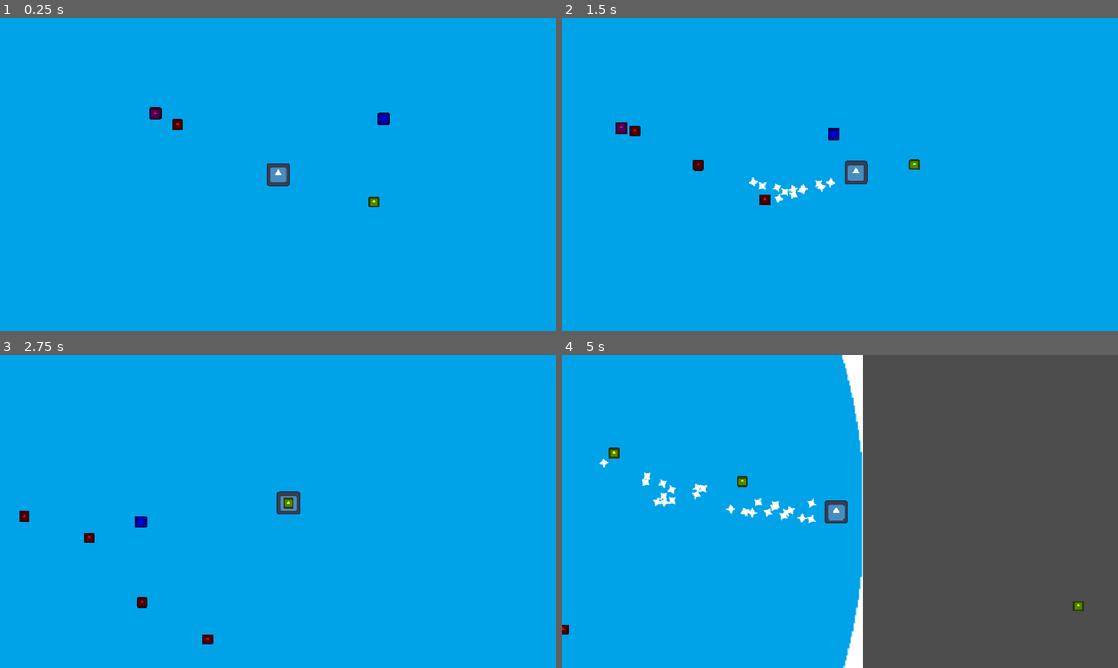
Above: before the commit, frames 1-4 (two rows, left to right).
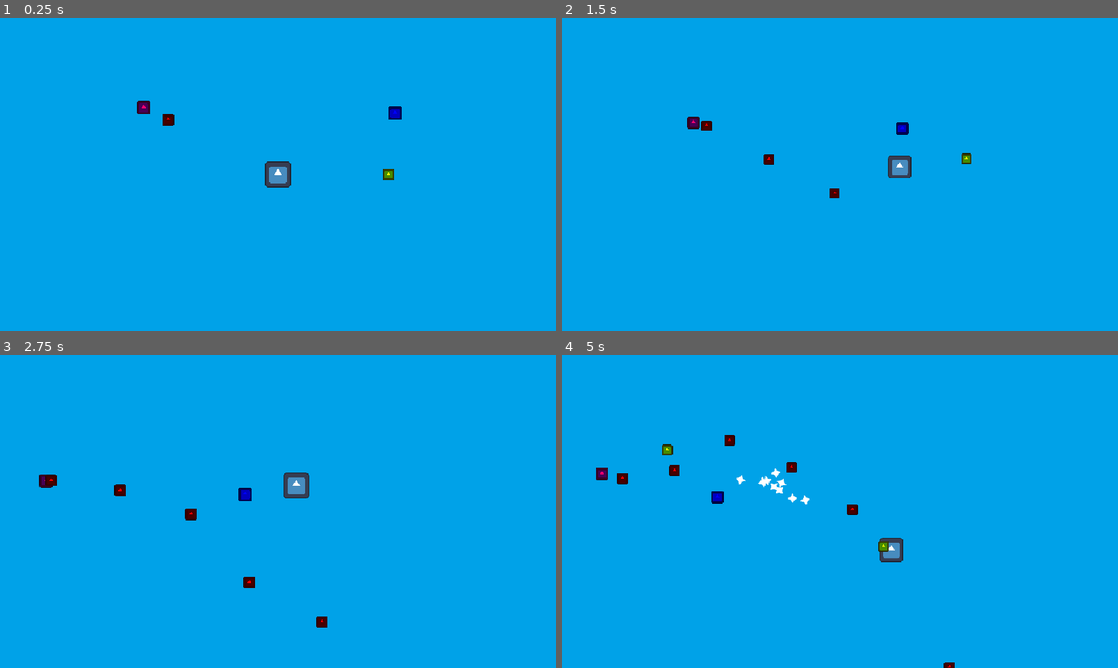
Above: after the commit, the same moments.

Repository: JLwuw/otter-jam
Game: Godot game, scene res://Scenes/gameplay_test.tscn
Two runs of this game, one before a commit and one after it. Both use one fixed random seed, a clock stepped at 60 frames per second and the inputs below. The engine's default icon, where the game draws it, is replaced by a stand-in: a white triangle on a blue panel in a dark square.
Inputs (mouse positions are in pixels of both pictures, inside the frame that each line leads up to):
- Up to frame 1 (0.25 s): no input
- Up to frame 2 (1.5 s): move the mouse to (962, 158) at 0.52 s; move the mouse to (728, 190) at 1.27 s
- Up to frame 3 (2.75 s): move the mouse to (333, 442) at 2.02 s
- Up to frame 4 (5 s): move the mouse to (812, 574) at 2.77 s; move the mouse to (1006, 558) at 3.52 s; move the mouse to (673, 464) at 4.27 s

The runs differ from the first frame. In frame 1, 0.8% of the frame differs, in the area x 24-73%, y 26-61%; in frame 2, 1.7%; in frame 3, 1.5%; in frame 4, 49%, in the area x 0-100%, y 0-100%.

Commit message:
fix: camera script behavior

Diff:
--- a/Scenes/Player/player.tscn
+++ b/Scenes/Player/player.tscn
@@ -3,6 +3,7 @@
 [ext_resource type="Script" uid="uid://c6apsrrec6tji" path="res://Scripts/Player/player.gd" id="1_a3d8c"]
 [ext_resource type="Texture2D" uid="uid://ch2x7fo5gi32j" path="res://icon.svg" id="1_uvnfx"]
 [ext_resource type="Curve" uid="uid://db2wsu2s0lwdt" path="res://Resources/Player/fire_rate_curve.tres" id="2_xpcdj"]
+[ext_resource type="Script" uid="uid://bxx4xqct8sv0b" path="res://Scripts/Camera/camera_2d_2.gd" id="4_dd0ac"]
 [ext_resource type="Texture2D" uid="uid://8venrhk2w7qu" path="res://Graphics/star.png" id="4_htcer"]
 [ext_resource type="Script" uid="uid://c6gp2f533dpeb" path="res://Scripts/Player/ice_emitter.gd" id="5_dd0ac"]
 
@@ -45,6 +46,7 @@
 
 [node name="Camera2D" type="Camera2D" parent="." unique_id=1631860778]
 position_smoothing_enabled = true
+script = ExtResource("4_dd0ac")
 
 [node name="IceR" type="GPUParticles2D" parent="." unique_id=1520918119]
 position = Vector2(-9, 14)
--- a/Scenes/gameplay_test.tscn
+++ b/Scenes/gameplay_test.tscn
@@ -5,30 +5,6 @@
 [ext_resource type="PackedScene" uid="uid://cv27k52wlpppn" path="res://Scenes/Enemies/enemy_slow_chaser.tscn" id="3_n6585"]
 [ext_resource type="PackedScene" uid="uid://d3o4a888rrucy" path="res://Scenes/Enemies/enemy_slow_shooter.tscn" id="4_6nxcd"]
 [ext_resource type="PackedScene" uid="uid://wlfg018oiue2" path="res://Scenes/arena.tscn" id="5_6nxcd"]
-[ext_resource type="Script" uid="uid://c6gp2f533dpeb" path="res://Scripts/Player/ice_emitter.gd" id="6_fj6jm"]
-[ext_resource type="Script" uid="uid://bxx4xqct8sv0b" path="res://Scripts/Camera/camera_2d_2.gd" id="7_d6u3u"]
-
-[sub_resource type="Curve" id="Curve_n6585"]
-_limits = [-200.0, 200.0, 0.0, 1.0]
-_data = [Vector2(0, 134.36603), 0.0, 0.0, 0, 0, Vector2(0.41610736, -200), 0.0, 0.0, 0, 0]
-point_count = 2
-
-[sub_resource type="CurveTexture" id="CurveTexture_2okw4"]
-curve = SubResource("Curve_n6585")
-
-[sub_resource type="ParticleProcessMaterial" id="ParticleProcessMaterial_6nxcd"]
-particle_flag_disable_z = true
-angle_min = -301.0
-angle_max = 301.0
-direction = Vector3(0, 1, 0)
-spread = 10.0
-initial_velocity_min = 266.13
-initial_velocity_max = 362.91
-gravity = Vector3(0, 0, 0)
-linear_accel_min = -2.800002
-linear_accel_max = 2.7999978
-linear_accel_curve = SubResource("CurveTexture_2okw4")
-turbulence_enabled = true
 
 [node name="GameplayTest" type="Node2D" unique_id=1958848919]
 script = ExtResource("1_2okw4")
